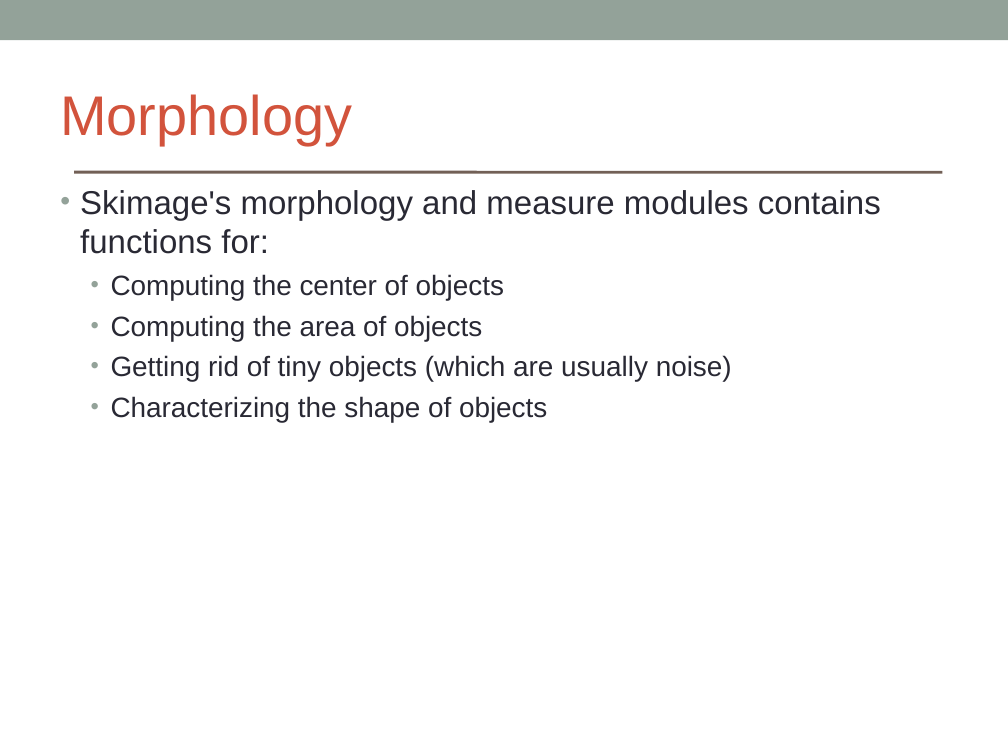
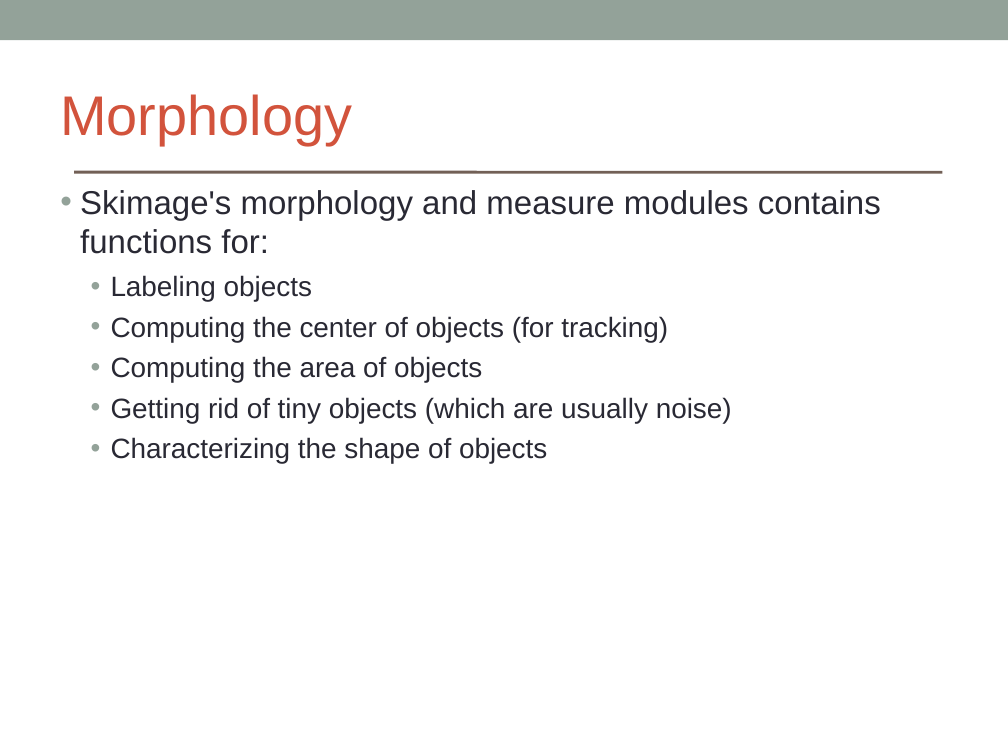
Before and after one commit to brikeats/Image-Analysis-in-Python, a slide deck: slide 16 of ImageAnalysisPython.ppt. Drawn at 1008x756 pixels with LibreOffice and Linux fonts; fonts in the diff are those of the drawing. Boxes give left, top, right and bottom in pixels: in the first picture for what was removed or moved away, otherwise in the second. Text is boxed around its words. In the diff, an @@ line names an element or a change of style, - is before the commit and + after.

```diff
--- a/ImageAnalysisPython.ppt
+++ b/ImageAnalysisPython.ppt
@@ text at bbox=[111, 275, 668, 342]: text changed @@
-  • Computing the center of objects
+  • Labeling objects
+  • Computing the center of objects (for tracking)
```
Also in this commit, not shown: 6 other slides changed, 2 other files.
